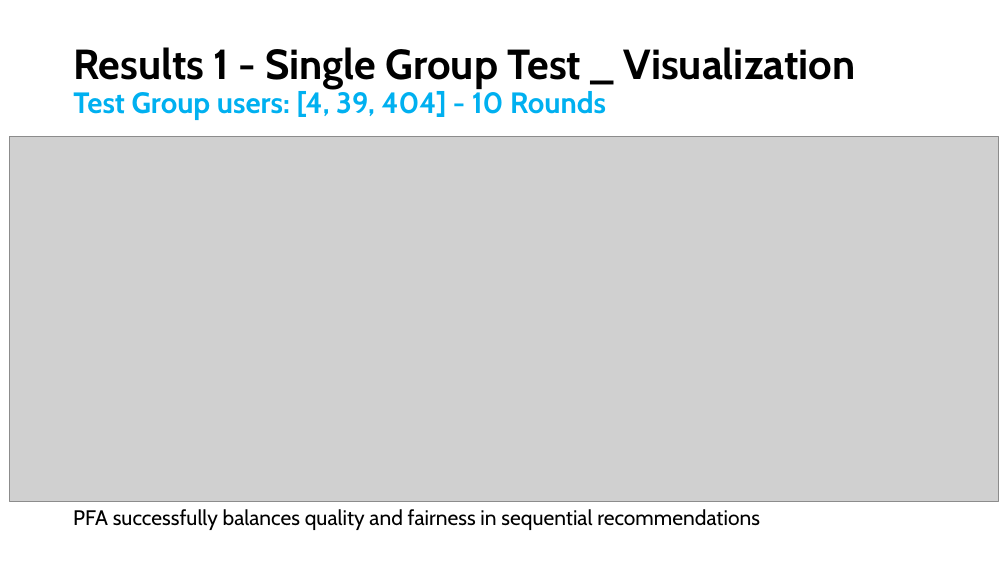
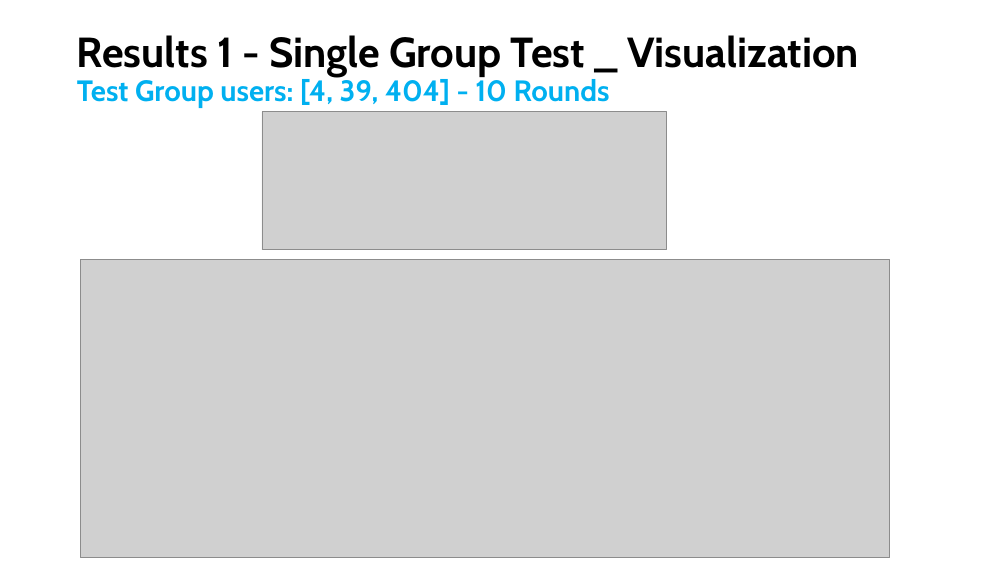
Before and after one commit to xiaosihuang003/recommender_systems_project_work, a slide deck: slide 5 of presentation/Part2_group_upgrade.pptx. Drawn at 1008x567 pixels with LibreOffice and Linux fonts; fonts in the diff are those of the drawing; grey boxes stand for pictures; background and template pictures are left out. Boxes give left, top, right and bottom in pixels: in the first picture for what was removed or moved away, otherwise in the second. Text is boxed around its words. In the diff, an @@ line names an element or a change of style, - is before the commit and + after.

Commit message:
Presentation Part2_group_upgrade

```diff
--- a/presentation/Part2_group_upgrade.pptx
+++ b/presentation/Part2_group_upgrade.pptx
@@ title "Results 1 - Single Group ...": place and size @@
-title "Results 1 - Single Group ..." at [73,47,856,120]
+title "Results 1 - Single Group ..." at [77,35,859,108]
@@ picture added at [262,112,667,250] @@
@@ picture: place and size @@
-picture at [10,136,999,501]
+picture at [80,259,890,558]
@@ text removed at [73,509,760,530] @@
-PFA successfully balances quality and fairness in sequential recommendations
```
Also in this commit, not shown: 1 other file.
